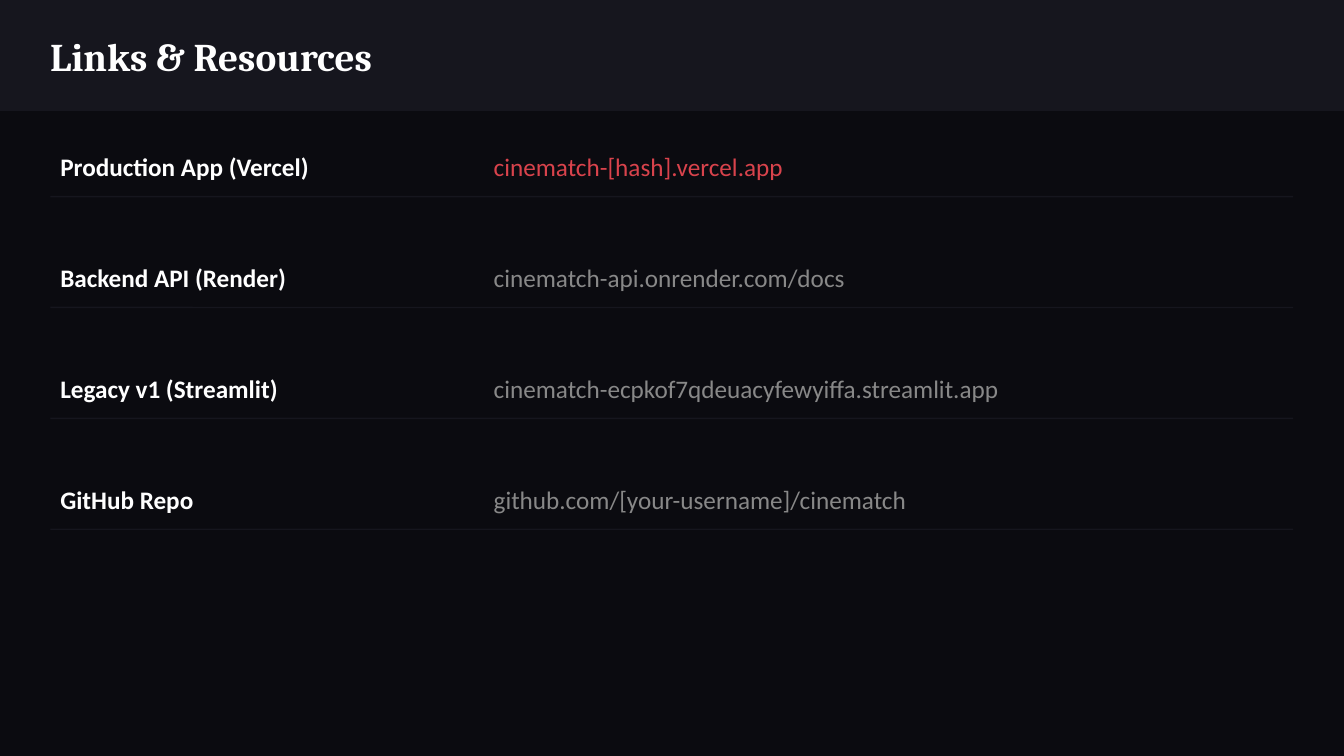
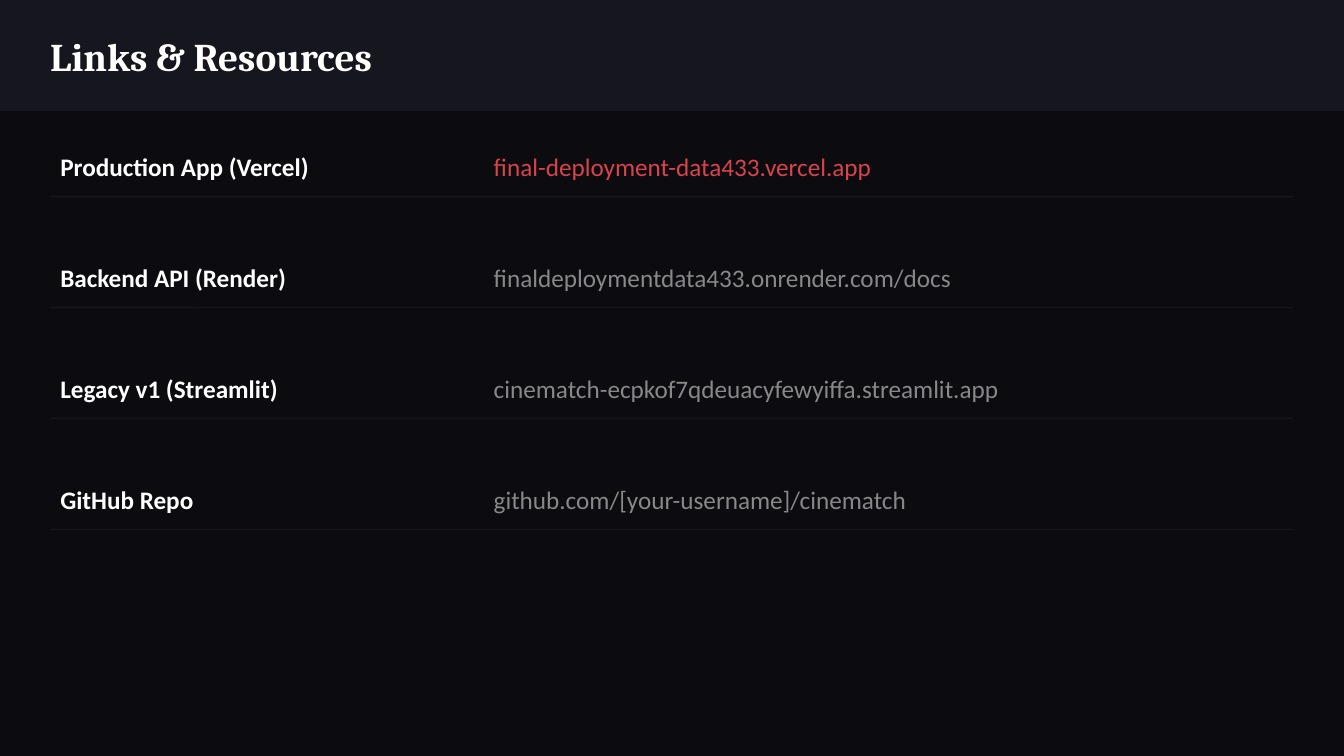
Before and after one commit to mathewjblevins/FinalDeploymentData433, a slide deck: slide 12 of presentation/cinematch_milestone5.pptx. Drawn at 1344x756 pixels with LibreOffice and Linux fonts; fonts in the diff are those of the drawing. Boxes give left, top, right and bottom in pixels: in the first picture for what was removed or moved away, otherwise in the second. Text is boxed around its words. In the diff, an @@ line names an element or a change of style, - is before the commit and + after.

Commit message:
docs: add live URLs

```diff
--- a/presentation/cinematch_milestone5.pptx
+++ b/presentation/cinematch_milestone5.pptx
@@ text at [494,158,871,180]: text changed @@
-cinematch-[hash].vercel.app
+final-deployment-data433.vercel.app
@@ text at [494,269,951,291]: text changed @@
-cinematch-api.onrender.com/docs
+finaldeploymentdata433.onrender.com/docs
```
Also in this commit, not shown: 1 other slide changed, 4 other files.
